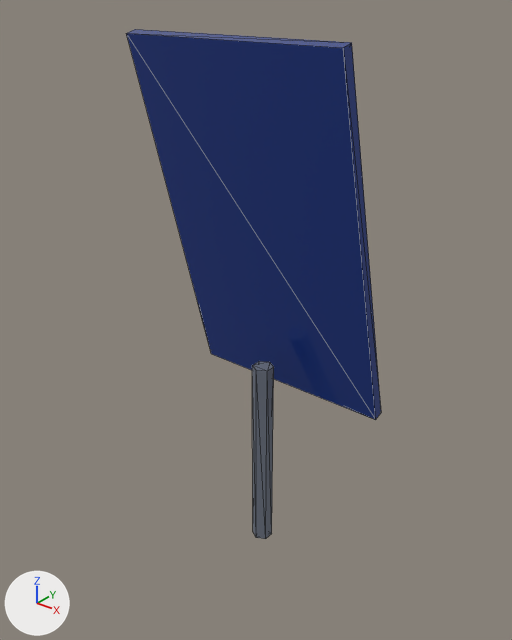
One commit to the glTF model tools/blender/staging/solar_panel.glb: the scene before it, then after it.
Before and after are seen from a camera (50 mm lens) standing at (2.12, -2.71, 3.15) and looking at (-0.04, -0.02, 1.48). The axes (+X, +Y, +Z) are drawn at lower left. The lights are the same throughout. The older version comes first. Mesh edges are drawn as thin lines. Where no turn or scale is listed for an object, it has been applied to the vertices. Vertices at exactly the same position are counted once.

In view in the first picture: 'panel', 'pole'.
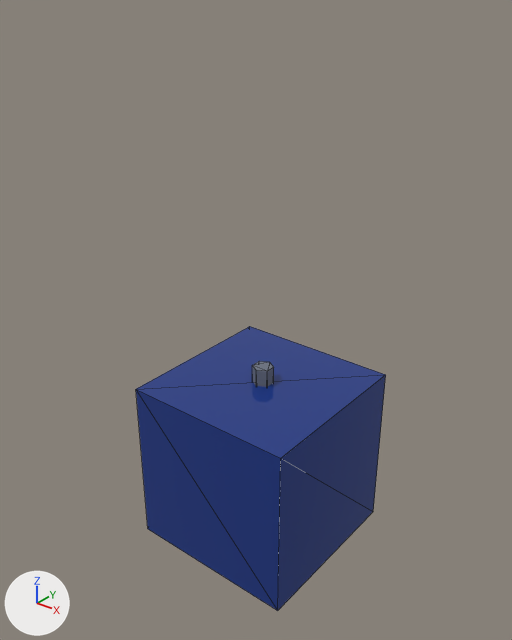
Location of each change, (x1, y1, x2, y2) in pixels of the pictures (512 x 640 px):
'panel', reshaped, moved (27% shorter): before (126, 29, 381, 420); after (136, 326, 386, 611)
'pole', unchanged, covered by the edit: before (252, 361, 274, 539); after (252, 361, 274, 387)

What changed in the scene script:
```text
Change me_panel_mesh:
    used by ob_panel; location = (0.0, 0.0, 0.0)
    remove me_panel_mesh.from_pydata(...)  # 8 vertices, 12 faces; spans x -0.6..0.6, y -0.29..0.29, z 0.98..2.92
    add me_panel_mesh.from_pydata(...)  # 8 vertices, 12 faces; spans x -0.5..0.5, y -0.5..0.5, z -0.5..0.5
    me_panel_mesh part 1
    me_panel_mesh.vertices[0].co: (-0.6, 0.23, 0.98) -> (-0.5, -0.5, -0.5)  # pixel (211, 353) -> pixel (147, 528)
    me_panel_mesh.vertices[1].co: (-0.6, -0.29, 2.91) -> (-0.5, -0.5, 0.5)  # pixel (126, 33) -> pixel (135, 389)
    me_panel_mesh.vertices[2].co: (-0.6, 0.29, 0.99) -> (-0.5, 0.5, -0.5)
    me_panel_mesh.vertices[3].co: (-0.6, -0.23, 2.92) -> (-0.5, 0.5, 0.5)  # pixel (135, 29) -> pixel (249, 326)
    me_panel_mesh.vertices[4].co: (0.6, 0.23, 0.98) -> (0.5, -0.5, -0.5)  # pixel (375, 419) -> pixel (277, 610)
    me_panel_mesh.vertices[5].co: (0.6, -0.29, 2.91) -> (0.5, -0.5, 0.5)  # pixel (343, 47) -> pixel (280, 458)
    me_panel_mesh.vertices[6].co: (0.6, 0.29, 0.99) -> (0.5, 0.5, -0.5)  # pixel (381, 412) -> pixel (373, 511)
    me_panel_mesh.vertices[7].co: (0.6, -0.23, 2.92) -> (0.5, 0.5, 0.5)  # pixel (351, 42) -> pixel (385, 374)
Change ob_panel:
    ob_panel.location: (0.0, 0.0, 0.0) -> (0.0, 0.0, 0.6)
```
